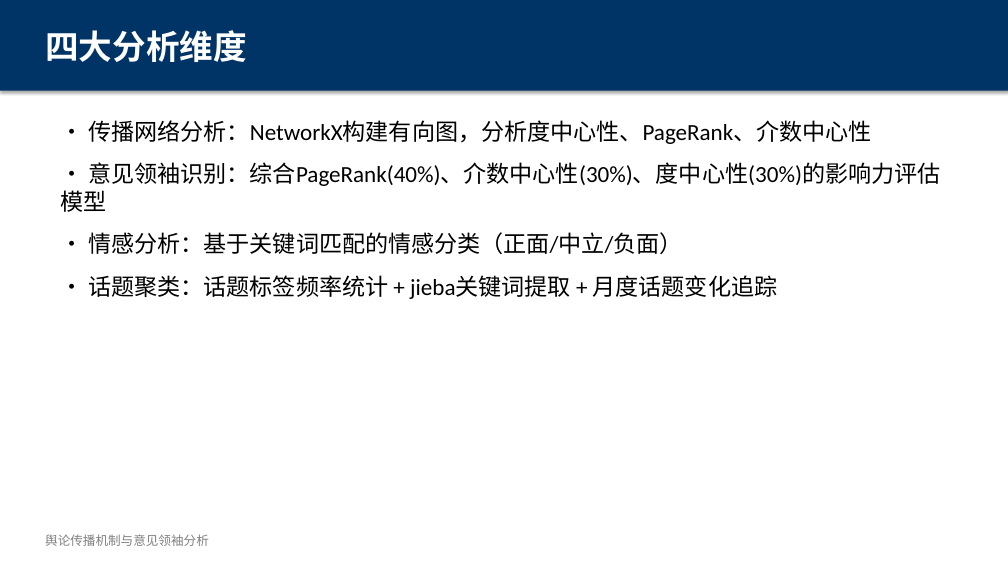
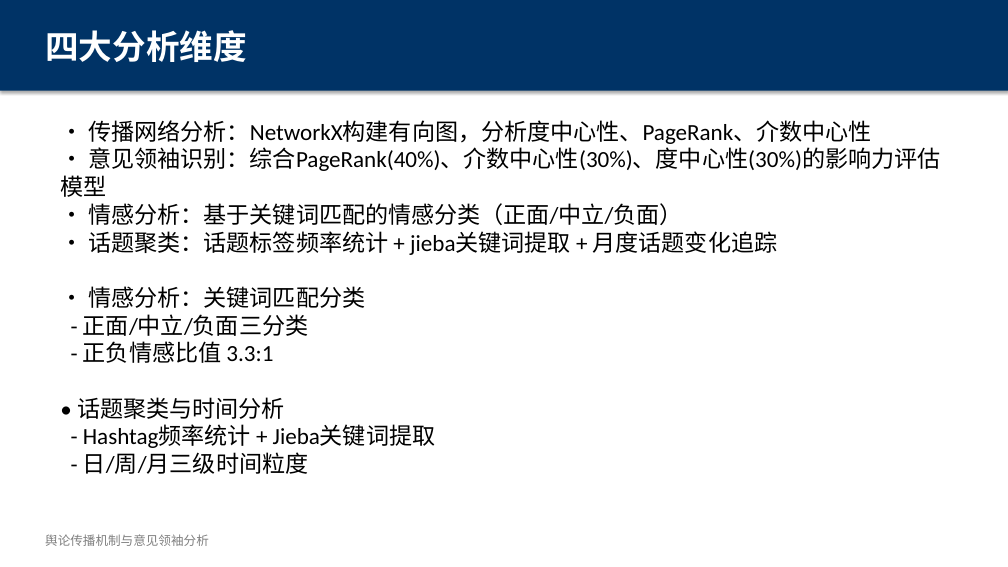
Before and after one commit to LeonTang-LeonTang/OpinionLens, a slide deck: slide 9 of 舆论分析研究.pptx. Drawn at 1008x567 pixels with LibreOffice and Linux fonts; fonts in the diff are those of the drawing. Boxes give left, top, right and bottom in pixels: in the first picture for what was removed or moved away, otherwise in the second. Text is boxed around its words. In the diff, an @@ line names an element or a change of style, - is before the commit and + after.

```diff
--- a/舆论分析研究.pptx
+++ b/舆论分析研究.pptx
@@ text at (60, 120, 941, 474): text changed @@
-• 传播网络分析：NetworkX构建有向图，分析度中心性、PageRank、介数中心性
-• 意见领袖识别：综合PageRank(40%)、介数中心性(30%)、度中心性(30%)的影响力评估模型
-• 情感分析：基于关键词匹配的情感分类（正面/中立/负面）
-• 话题聚类：话题标签频率统计 + jieba关键词提取 + 月度话题变化追踪
+• 传播网络分析：NetworkX构建有向图，分析度中心性、PageRank、介数中心性
+• 意见领袖识别：综合PageRank(40%)、介数中心性(30%)、度中心性(30%)的影响力评估模型
+• 情感分析：基于关键词匹配的情感分类（正面/中立/负面）
+• 话题聚类：话题标签频率统计 + jieba关键词提取 + 月度话题变化追踪
+• 情感分析：关键词匹配分类
+- 正面/中立/负面三分类
+- 正负情感比值 3.3:1
+• 话题聚类与时间分析
+- Hashtag频率统计 + Jieba关键词提取
+- 日/周/月三级时间粒度
```
Also in this commit, not shown: 4 other slides changed, 4 other files.
